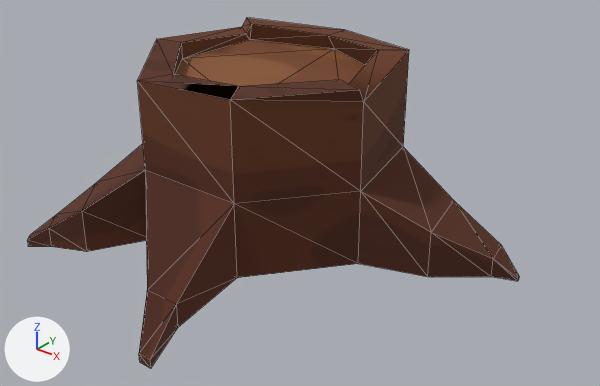
Two versions of the glTF model annebirthday_godot/assets/models/trees/stronk/boomstronk.glb, one commit apart.
Before and after are seen from a 50 mm lens placed at (3.84, -4.47, 2.03), pointed at (0.48, -0.26, -0.58). Every picture has the same lights, and +X, +Y and +Z are marked at lower left. Mesh edges are drawn as thin lines. Vertices at the same position are counted once.

In view in the first picture: 'boomstronk'.
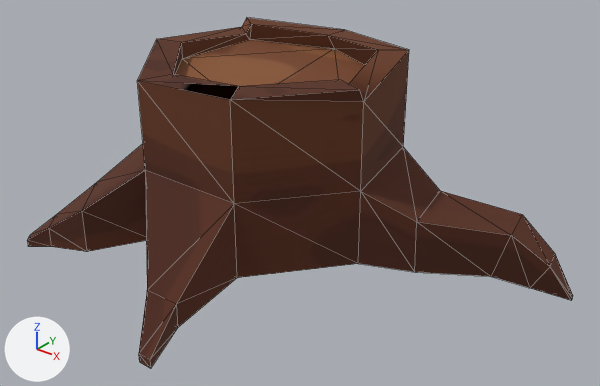
Pixel boxes [x1, y1, x2, y2] of what changed, in the pictures (600 x 386 px):
'boomstronk', reshaped (11% wider)
    before: [27, 18, 519, 369]
    after: [27, 18, 573, 369]
part 1 of me_cylinder_008, built on
    before: [358, 147, 519, 281]
    after: [358, 147, 573, 301]

Patch to the scene script:
```diff
--- a/annebirthday_godot/assets/models/trees/stronk/boomstronk.glb.py
+++ b/annebirthday_godot/assets/models/trees/stronk/boomstronk.glb.py
@@ me_cylinder_008 @@
 # used by ob_boomstronk; location = (0.0, 0.0, 0.0)
-me_cylinder_008.from_pydata(...)  # 89 vertices, 174 faces; spans x -1.33..1.87, y -1.85..1.4, z -1.37..0.33
+me_cylinder_008.from_pydata(...)  # 93 vertices, 182 faces; spans x -1.33..2.27, y -1.85..1.4, z -1.37..0.33
+# me_cylinder_008 part 1
+# 2 vertices are removed from x 1.87, y 0.5..0.53, z -1.15..-1.13
+# 10 faces are deleted
+# 8 vertices move from x 1.27..1.87, y 0.04..0.59, z -1.15..-0.71 to x 1.16..2.27, y 0.04..0.64, z -1.15..-0.67
+# 6 vertices are added at (2.26, 0.53, -1.13), (2.27, 0.5, -1.15), (2.12, 0.4, -0.89), (2.08, 0.59, -0.89), (1.96, 0.56, -1.12), (1.99, 0.43, -1.12)
+# 18 new faces join them
 me_cylinder_008.materials.append(mat_boomstronk)
```
